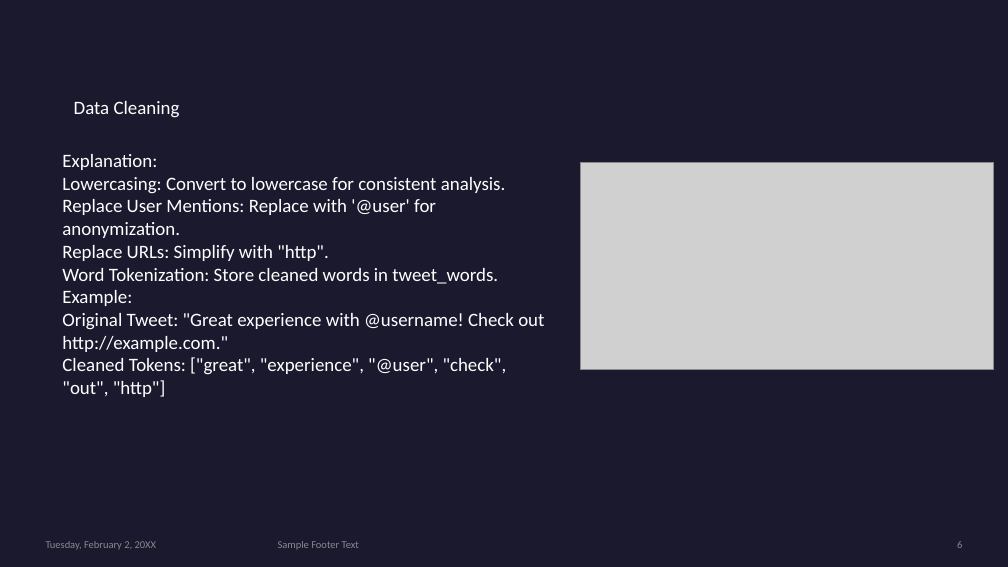
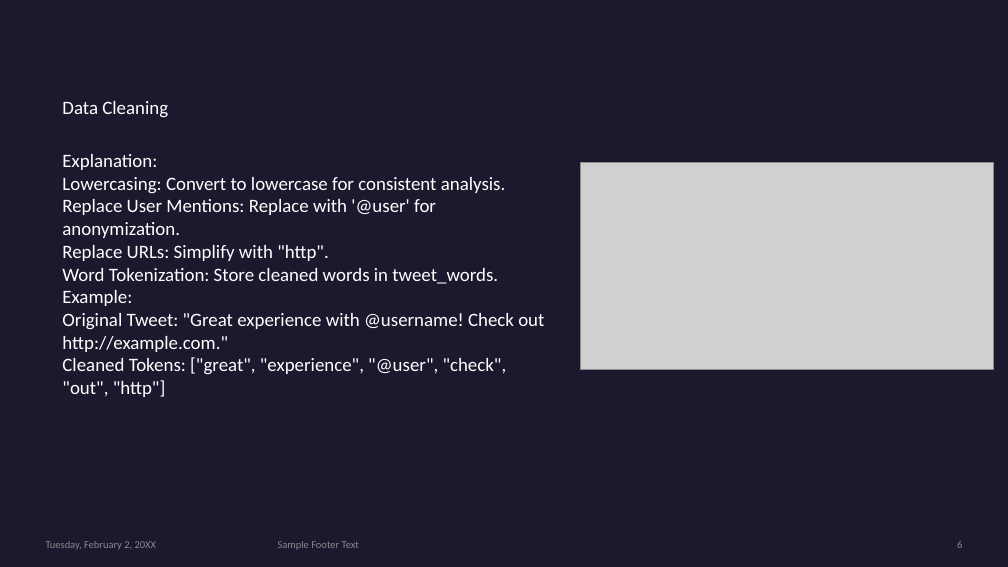
Before and after one commit to Nuthan-hue/Sentiment-Analysis, a slide deck: slide 6 of Documentation/Team 07_Final Project.pptx. Drawn at 1008x567 pixels with LibreOffice and Linux fonts; fonts in the diff are those of the drawing; grey boxes stand for pictures. Boxes give left, top, right and bottom in pixels: in the first picture for what was removed or moved away, otherwise in the second. Text is boxed around its words. In the diff, an @@ line names an element or a change of style, - is before the commit and + after.

Commit message:
updated ppt slide

```diff
--- a/Documentation/Team 07_Final Project.pptx
+++ b/Documentation/Team 07_Final Project.pptx
@@ text "Data Cleaning": place and size @@
-text "Data Cleaning" at <box>74,101,180,118</box>
+text "Data Cleaning" at <box>62,101,168,118</box>
```
Also in this commit, not shown: 1 slide added, 1 other file.
